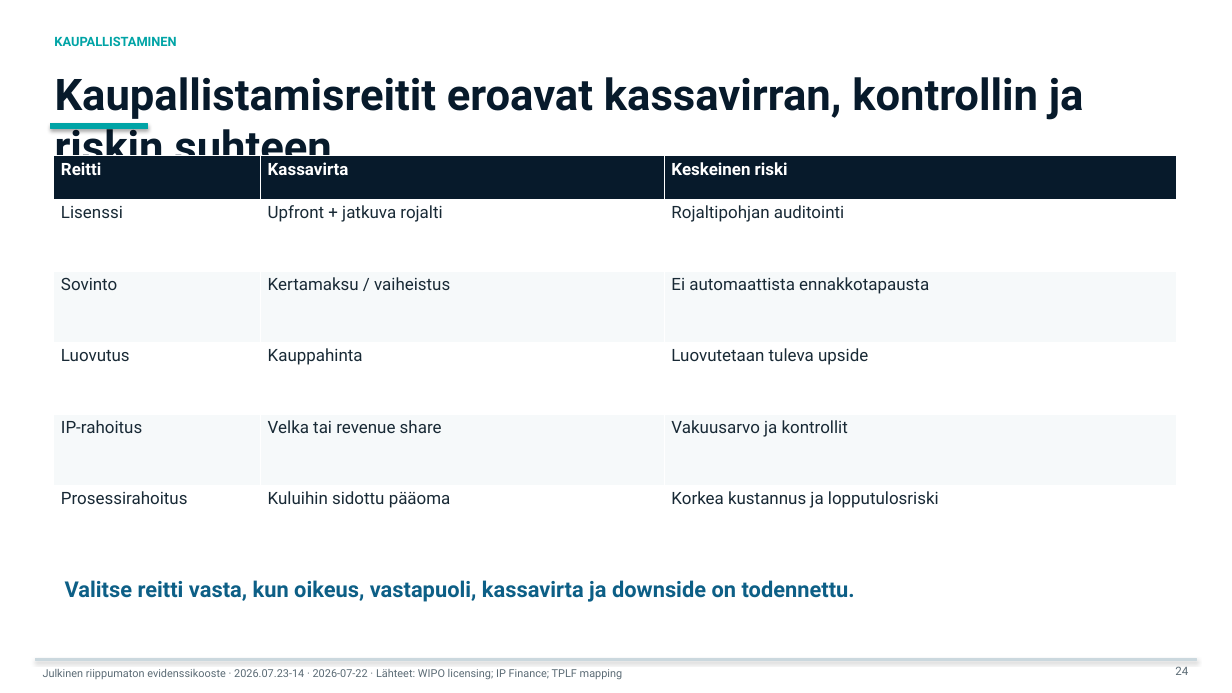
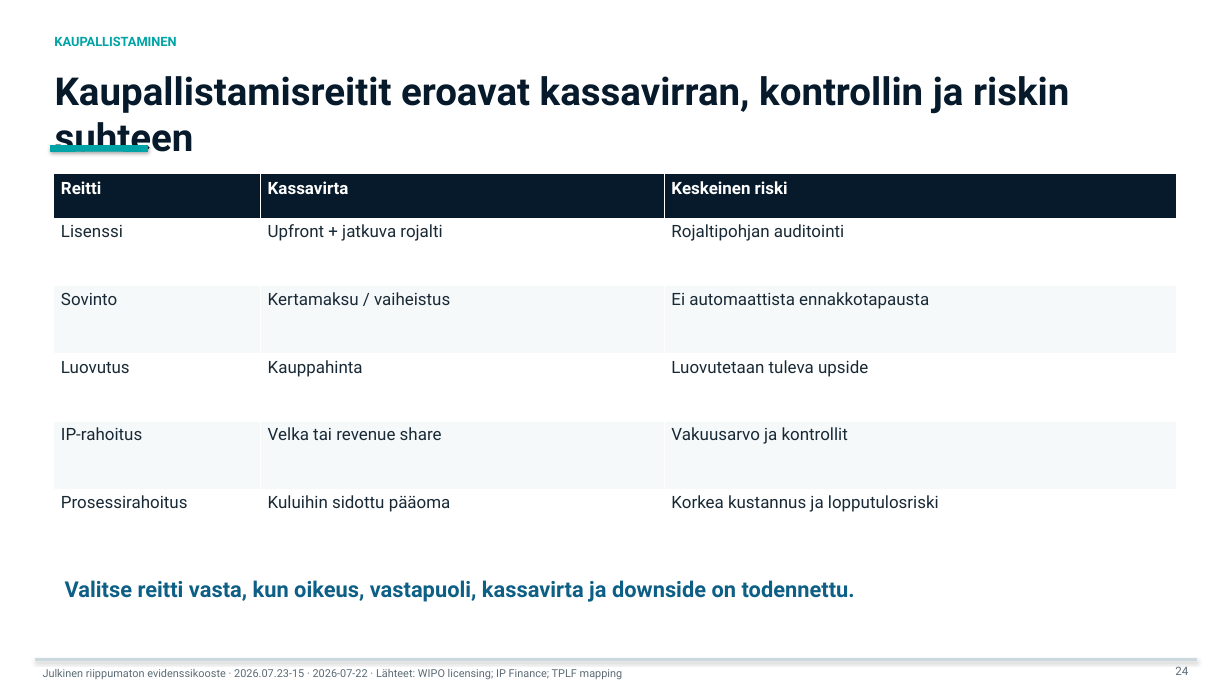
Before and after one commit to jounirautio78-ops/pixan-global-market-evidence-public, a slide deck: slide 24 of site/downloads/pixan-bank-deck-large-fi.pptx. Drawn at 1232x693 pixels with LibreOffice and Linux fonts; fonts in the diff are those of the drawing. Boxes give left, top, right and bottom in pixels: in the first picture for what was removed or moved away, otherwise in the second. Text is boxed around its words. In the diff, an @@ line names an element or a change of style, - is before the commit and + after.

```diff
--- a/site/downloads/pixan-bank-deck-large-fi.pptx
+++ b/site/downloads/pixan-bank-deck-large-fi.pptx
@@ text "Kaupallistamisreitit eroavat kassavirran, kontrollin ja ..." at <box>55,76,1069,154</box>: size 34 to 30 pt @@
@@ rectangle: place and size @@
-rectangle at <box>51,124,148,129</box>
+rectangle at <box>51,146,148,152</box>
@@ table: place and size @@
-table at <box>54,155,1177,557</box>
+table at <box>54,174,1177,557</box>
@@ text at <box>43,669,623,679</box>: text changed @@
-Julkinen riippumaton evidenssikooste · 2026.07.23-14 · 2026-07-22 · Lähteet: WIPO licensing; IP Finance; TPLF mapping
+Julkinen riippumaton evidenssikooste · 2026.07.23-15 · 2026-07-22 · Lähteet: WIPO licensing; IP Finance; TPLF mapping
```
Also in this commit, not shown: 29 other slides changed, 22 other files.
